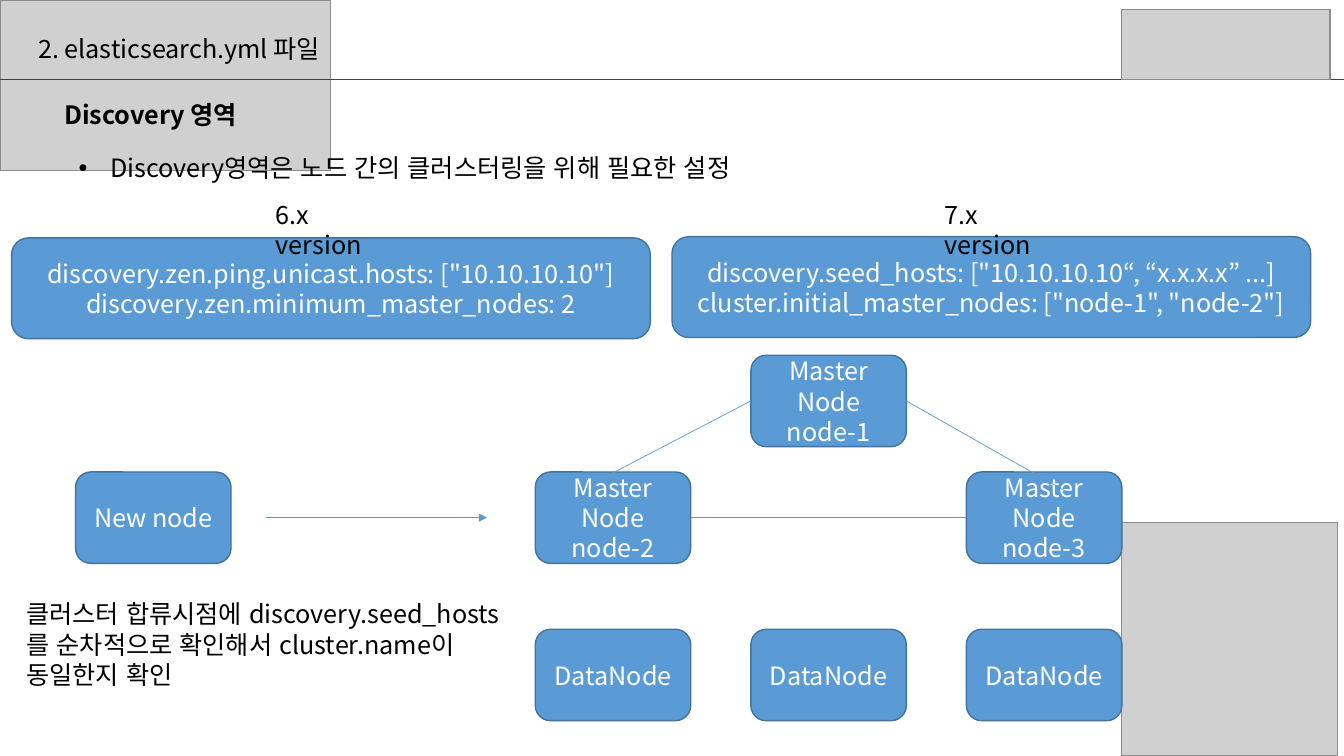
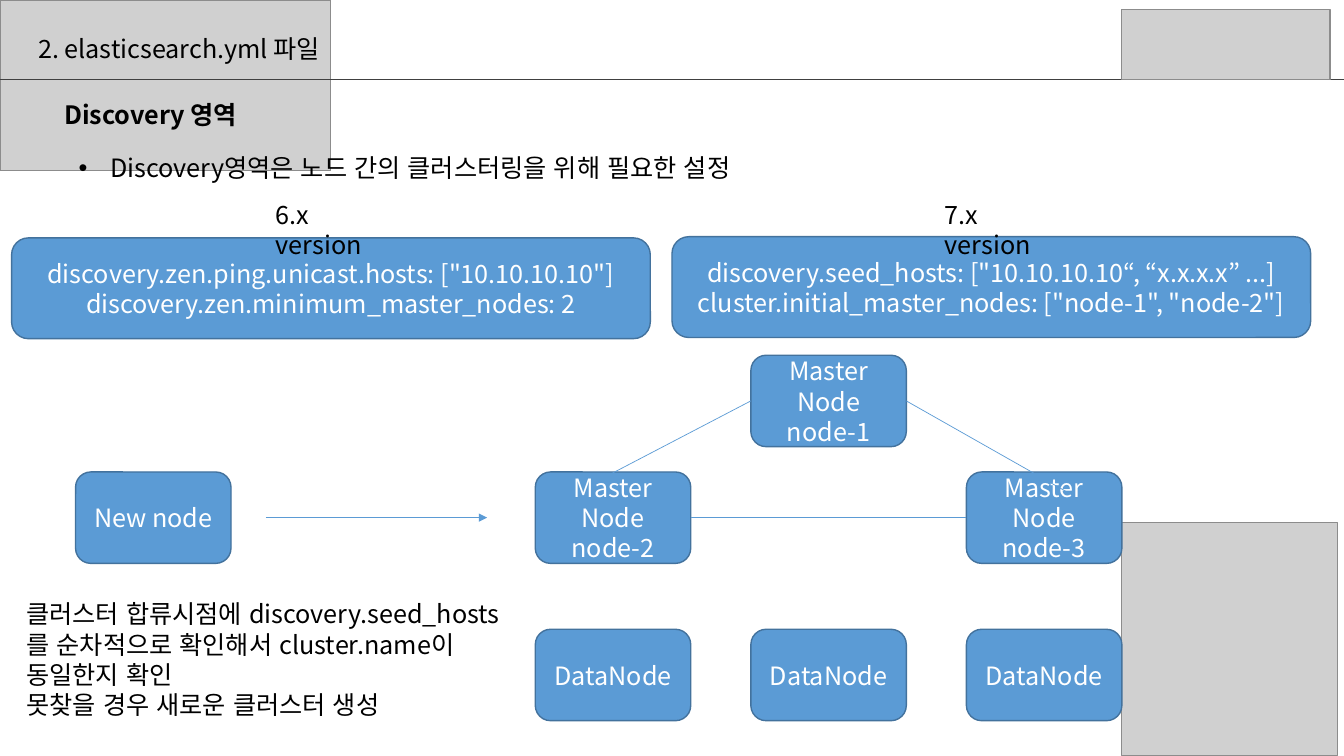
Before and after one commit to sup2is/dev-note, a slide deck: slide 8 of study/elasticsearch/Elasticsearch스터디2주차자료.pptx (slide 9 before the commit). Drawn at 1344x756 pixels with LibreOffice and Linux fonts; fonts in the diff are those of the drawing; grey boxes stand for pictures. Boxes give left, top, right and bottom in pixels: in the first picture for what was removed or moved away, otherwise in the second. Text is boxed around its words. In the diff, an @@ line names an element or a change of style, - is before the commit and + after.

```diff
--- a/study/elasticsearch/Elasticsearch스터디2주차자료.pptx
+++ b/study/elasticsearch/Elasticsearch스터디2주차자료.pptx
@@ text at (26, 693, 379, 716): paragraph added @@
+못찾을 경우 새로운 클러스터 생성
```
Also in this commit, not shown: 3 other slides changed, 2 slides removed.
